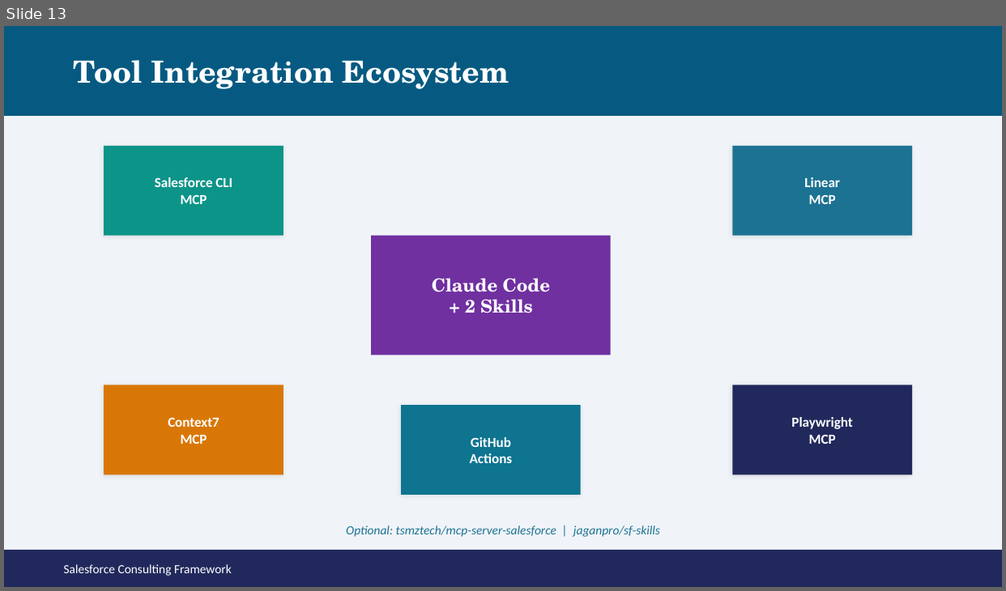
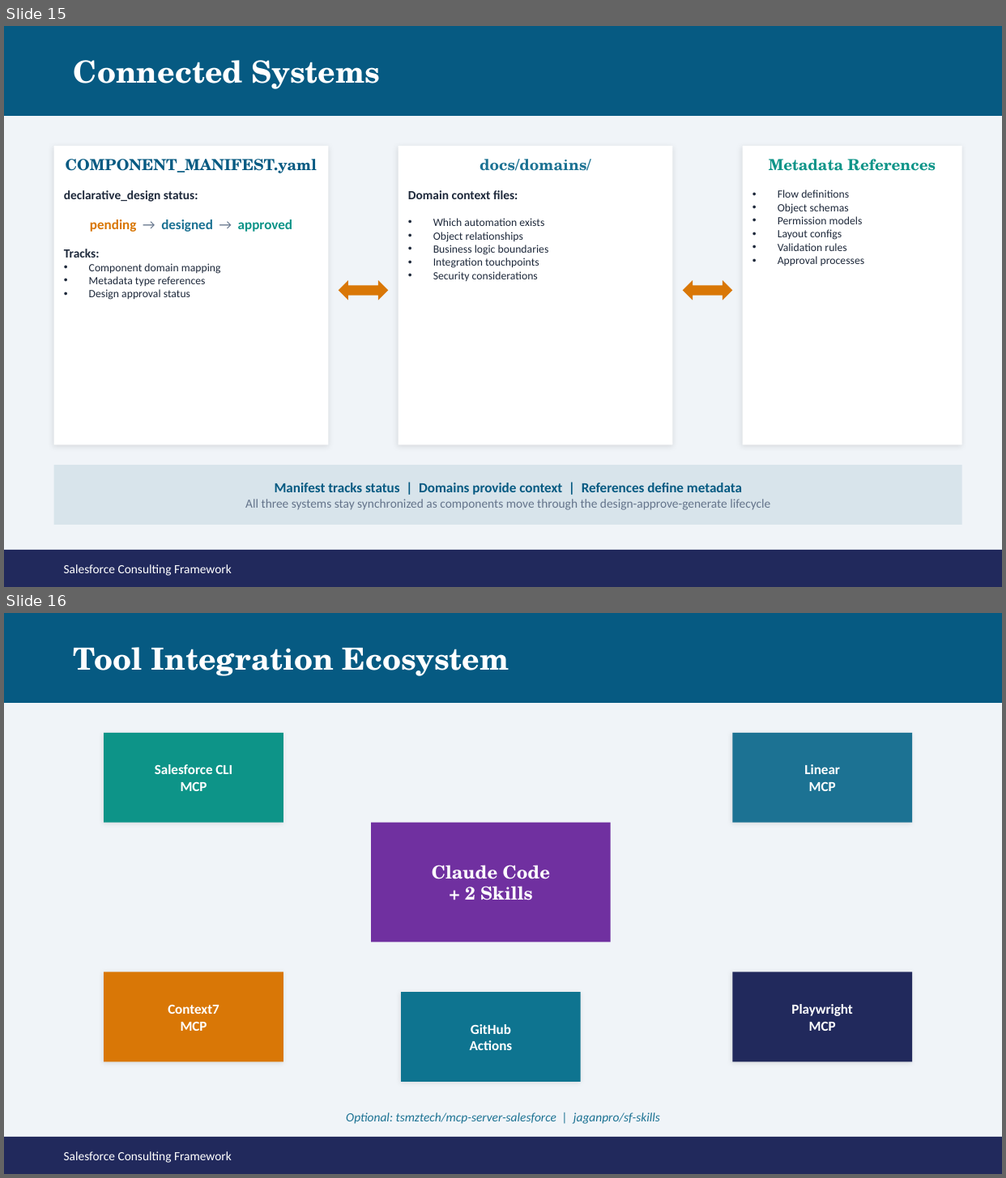
Before and after one commit to Mar5929/sf-consulting-framework, a slide deck: reference/salesforce-consulting-frameworkV2.pptx. Shown one above the other, each under a label of ours: slide 13 before the commit, slides 15 and 16 after it. The pictures are 1006x591 and 1006x1178 pixels, drawn with LibreOffice and Linux fonts; fonts in the diff are those of the drawing. Boxes give left, top, right and bottom in pixels: in the first picture for what was removed or moved away, otherwise in the second. Text is boxed around its words. In the diff, an @@ line names an element or a change of style, - is before the commit and + after.

Commit message:
feat: Enhance Salesforce Framework with Sprint Workflow and Development Skills
- Added new skills for listing projects and issues in settings.local.json.
- Introduced a new Sprint Workflow card in index.html for persona-based application flows.
- Updated Salesforce Consulting Framework presentation with new content.
- Revised the Salesforce Architect & Solutioning skill documentation for clarity and accuracy.
- Created a new JavaScript data file for Sprint Workflow persona flows.
- Implemented a new HTML file for Sprint Workflow visualization.
- Established a new skill for Salesforce Development, detailing implementation processes and best practices.

```diff
--- a/reference/salesforce-consulting-frameworkV2.pptx
+++ b/reference/salesforce-consulting-frameworkV2.pptx
@@ slide 15 added at (4, 26, 1002, 587), background #F0F4F8 @@
@@ rectangle added at (4, 26, 1002, 116), fill #065A82 @@
@@ text added at (74, 60, 381, 89), 22 pt, text #FFFFFF, bold @@
+Connected Systems
@@ rectangle added at (54, 146, 328, 445), fill #FFFFFF, 8 pt, text #1E293B, bold @@
+COMPONENT_MANIFEST.yaml
+declarative_design status:
+pending → designed → approved
+Tracks:
+• Component domain mapping
+• Metadata type references
+• Design approval status
@@ rectangle added at (398, 146, 672, 445), fill #FFFFFF, 8 pt, text #1E293B @@
+docs/domains/
+Domain context files:
+• Which automation exists
+• Object relationships
+• Business logic boundaries
+• Integration touchpoints
+• Security considerations
@@ rectangle added at (743, 146, 962, 445), fill #FFFFFF, 8 pt, text #1E293B @@
+Metadata References
+• Flow definitions
+• Object schemas
+• Permission models
+• Layout configs
+• Validation rules
+• Approval processes
@@ left right arrow added at (339, 280, 388, 301), fill #D97706 @@
@@ left right arrow added at (683, 280, 732, 301), fill #D97706 @@
@@ rectangle added at (54, 465, 962, 525), fill #065A82 at 10% opacity, 9 pt, text #64748B @@
+Manifest tracks status | Domains provide context | References define metadata
+All three systems stay synchronized as components move through the design-approve-generate lifecycle
@@ rectangle added at (4, 550, 1002, 587), fill #21295C @@
@@ text added at (64, 565, 232, 576), 9 pt, text #FFFFFF @@
+Salesforce Consulting Framework
@@ what was slide 13 is now slide 16 @@
```
Also in this commit, not shown: 6 slides changed, 2 other slides added, 6 other files.
